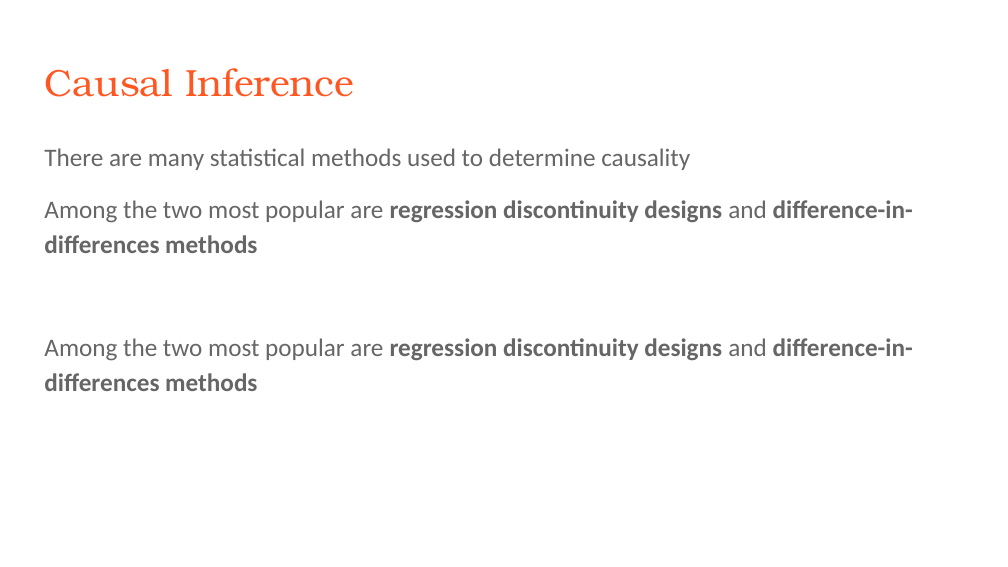
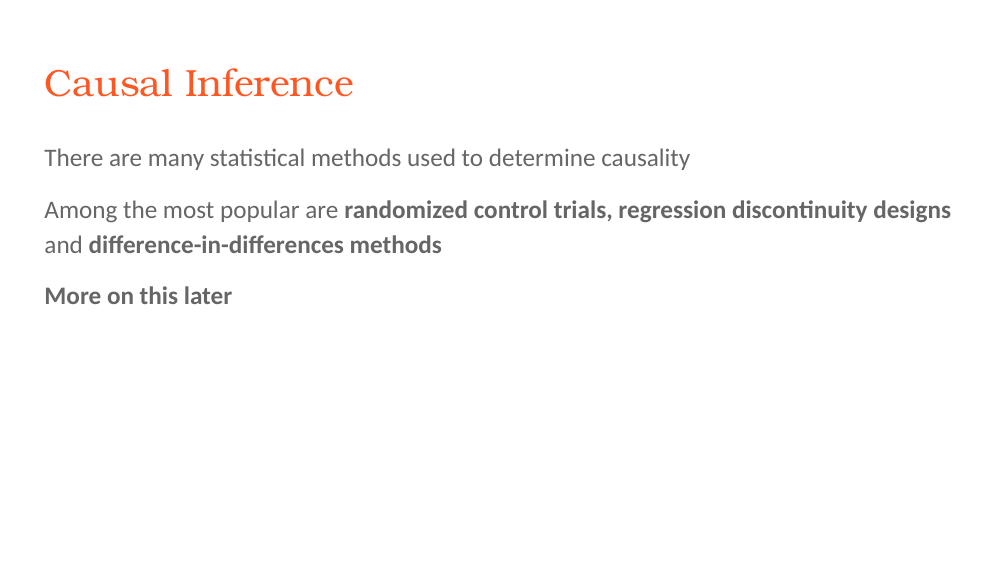
Before and after one commit to rjwrobel86/Python4Statistics, a slide deck: slide 47 of Stuff For Class/Slides/Descriptive Statistics.pptx. Drawn at 1008x567 pixels with LibreOffice and Linux fonts; fonts in the diff are those of the drawing. Boxes give left, top, right and bottom in pixels: in the first picture for what was removed or moved away, otherwise in the second. Text is boxed around its words. In the diff, an @@ line names an element or a change of style, - is before the commit and + after.

```diff
--- a/Stuff For Class/Slides/Descriptive Statistics.pptx
+++ b/Stuff For Class/Slides/Descriptive Statistics.pptx
@@ text at (44, 200, 951, 304): text changed @@
-Among the two most popular are regression discontinuity designs and difference-in-differences methods
-Among the two most popular are regression discontinuity designs and difference-in-differences methods
+Among the most popular are randomized control trials, regression discontinuity designs and difference-in-differences methods
+More on this later
```
Also in this commit, not shown: 5 other slides changed, 1 slide added, 1 slide removed, 3 other files.
